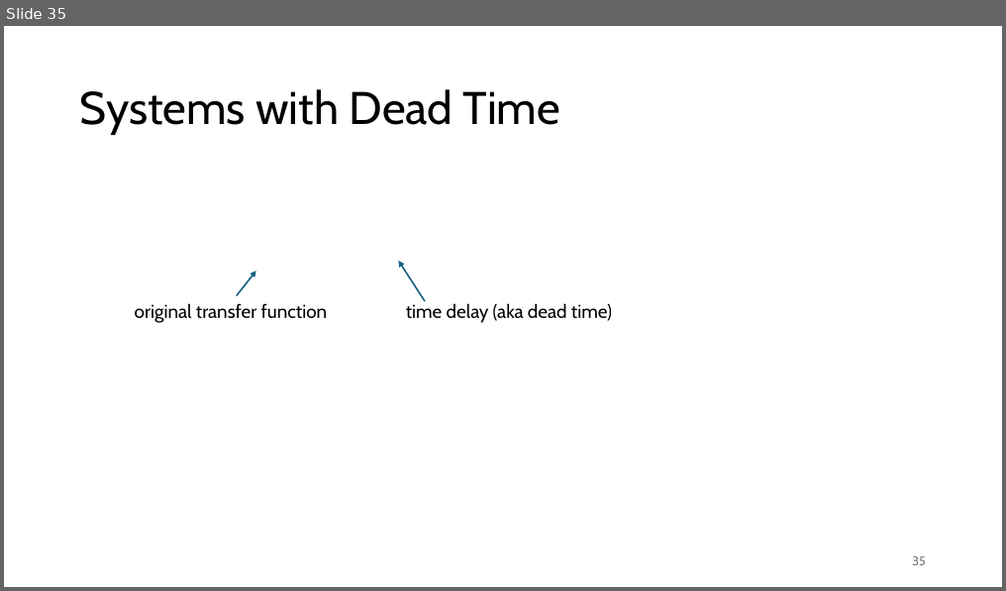
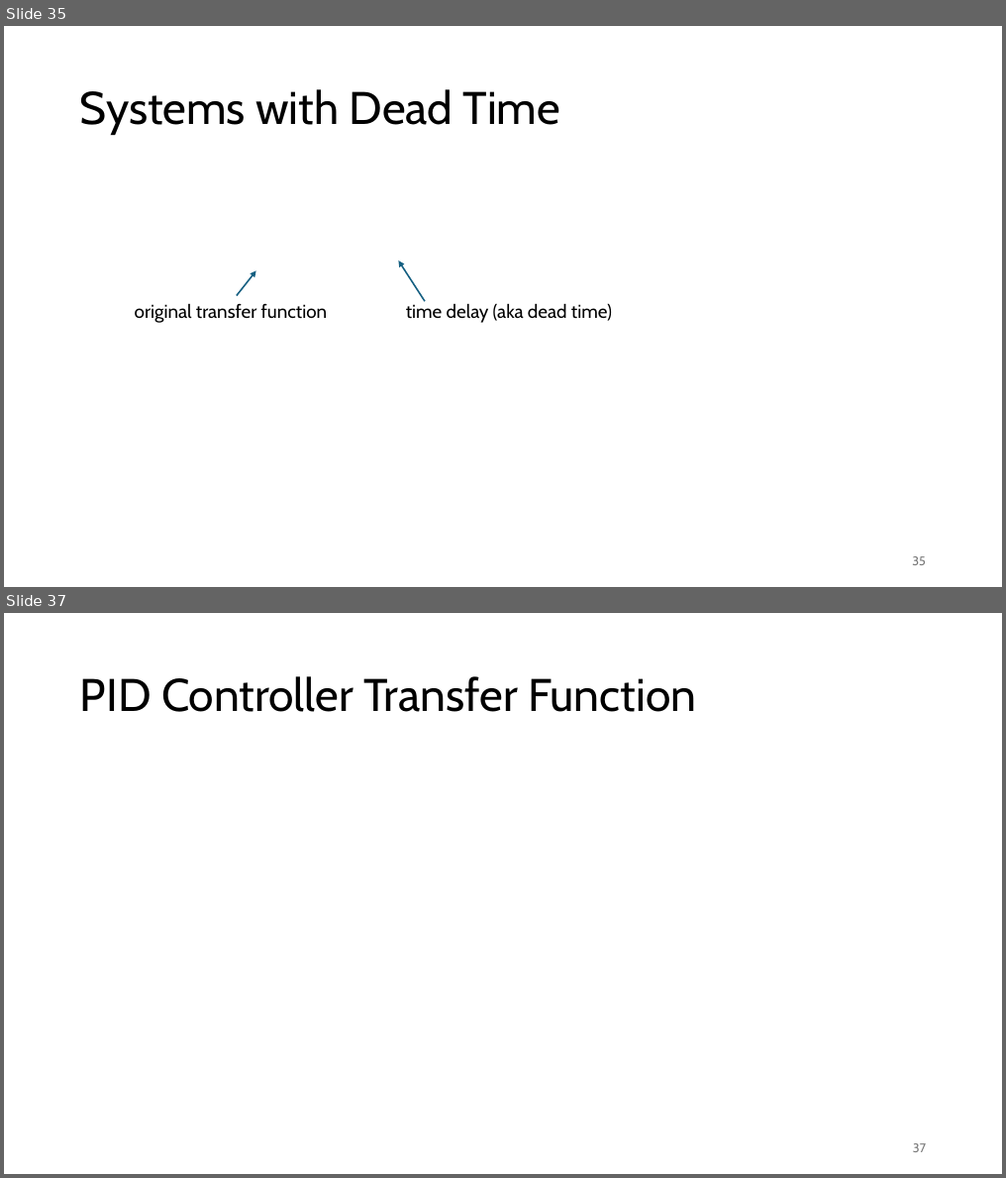
Before and after one commit to FelixWick/control_engineering, a slide deck: slides/3_Laplace.pptx. Shown one above the other, each under a label of ours: slide 35 before the commit, slides 35 and 37 after it; the slides between them are not shown. The pictures are 1006x591 and 1006x1178 pixels, drawn with LibreOffice and Linux fonts; fonts in the diff are those of the drawing; grey boxes stand for pictures. Boxes give left, top, right and bottom in pixels: in the first picture for what was removed or moved away, otherwise in the second. Text is boxed around its words. In the diff, an @@ line names an element or a change of style, - is before the commit and + after.

```diff
--- a/slides/3_Laplace.pptx
+++ b/slides/3_Laplace.pptx
@@ slide 37 added at box(4, 613, 1002, 1174), background #FFFFFF @@
@@ title added at box(80, 676, 696, 712), 44 pt, text #000000 @@
+PID Controller Transfer Function
@@ page number added at box(913, 1144, 926, 1153), 12 pt, text #797979 @@
+37
```
Also in this commit, not shown: 2 slides changed, 1 other slide added.
